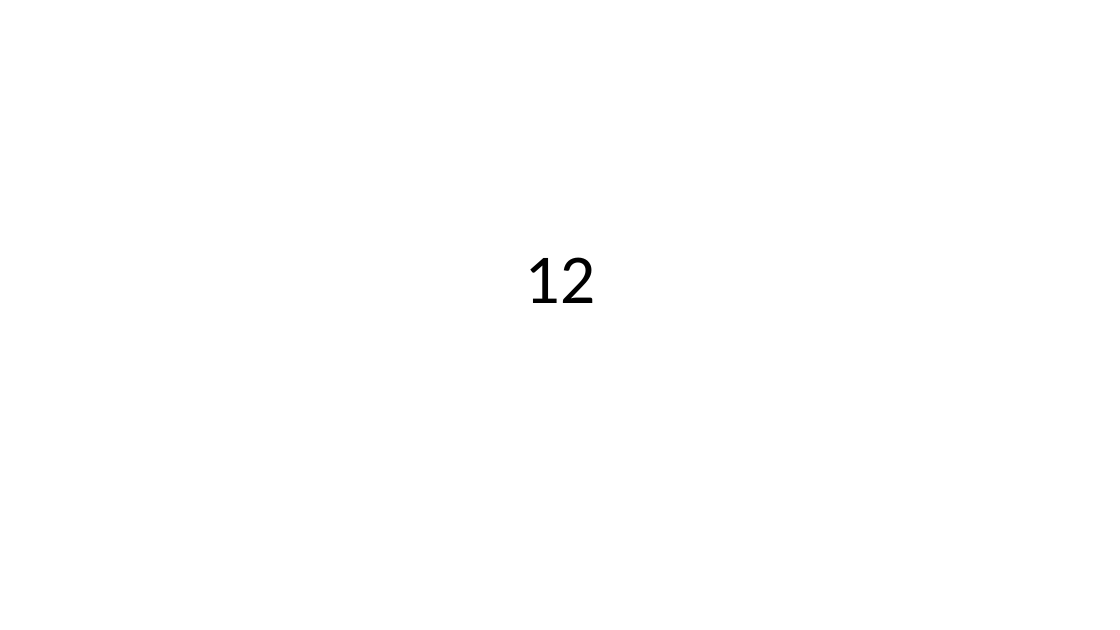
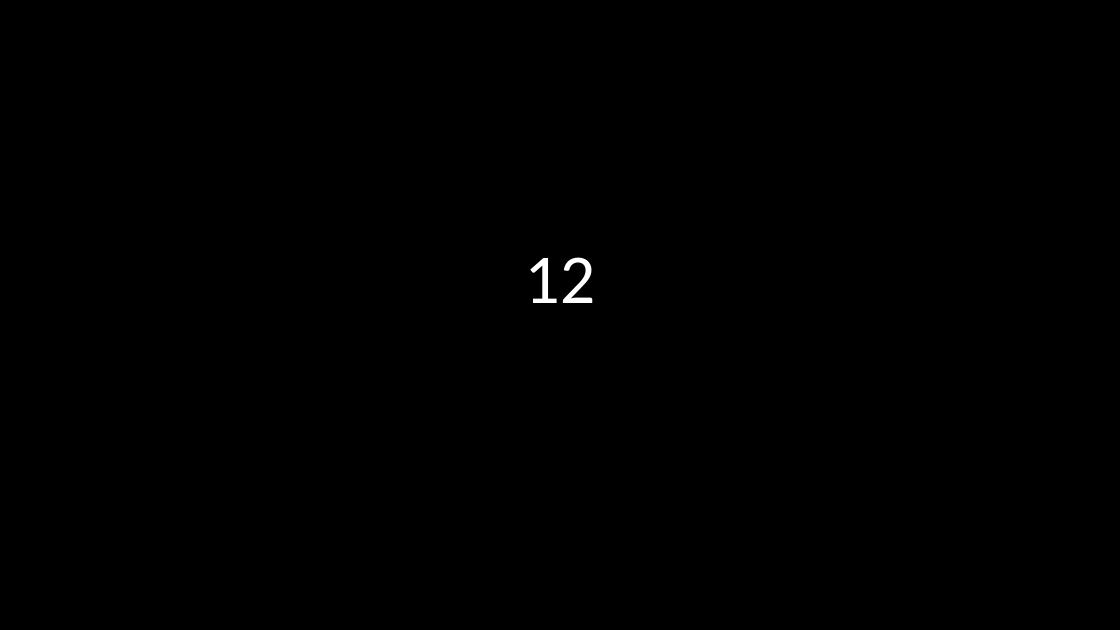
Before and after one commit to jordansoans2002/Church-applications, a slide deck: slide 12 of PPT macros/Macro presentation.pptm. Drawn at 1120x630 pixels with LibreOffice and Linux fonts; fonts in the diff are those of the drawing. Boxes give left, top, right and bottom in pixels: in the first picture for what was removed or moved away, otherwise in the second. Text is boxed around its words. In the diff, an @@ line names an element or a change of style, - is before the commit and + after.

Commit message:
Create a ppt using a list of songs. Suggests songs with matching names during Input Shows list of available languages Can set font colors and sizes along with background colors

```diff
--- a/PPT macros/Macro presentation.pptm
+++ b/PPT macros/Macro presentation.pptm
@@ background #FFFFFF to #000000 @@
@@ title "12" at bbox=[524, 257, 595, 303]: text colour #000000 to #FFFFFF @@
```
Also in this commit, not shown: 11 other slides changed, 16 other files.
